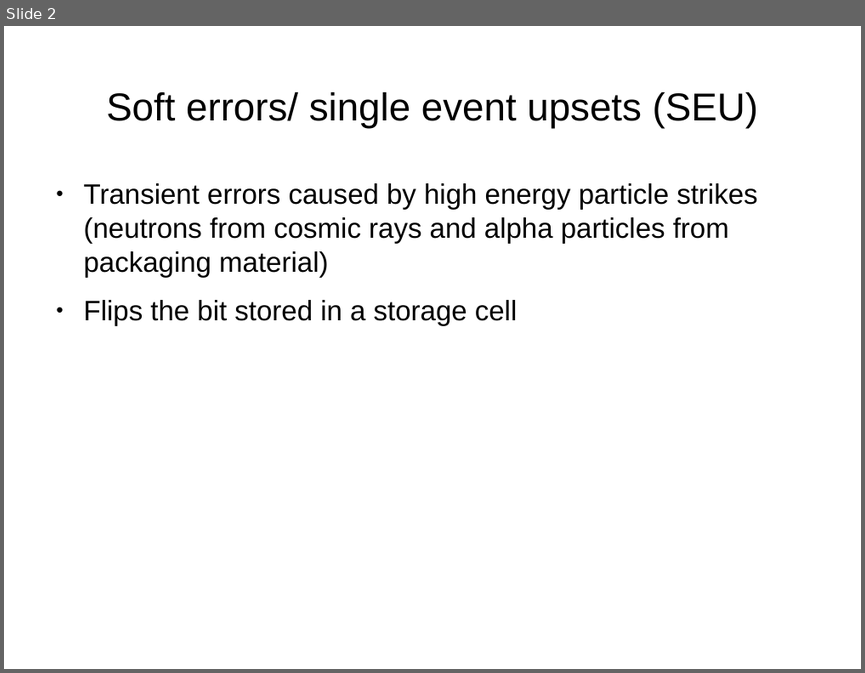
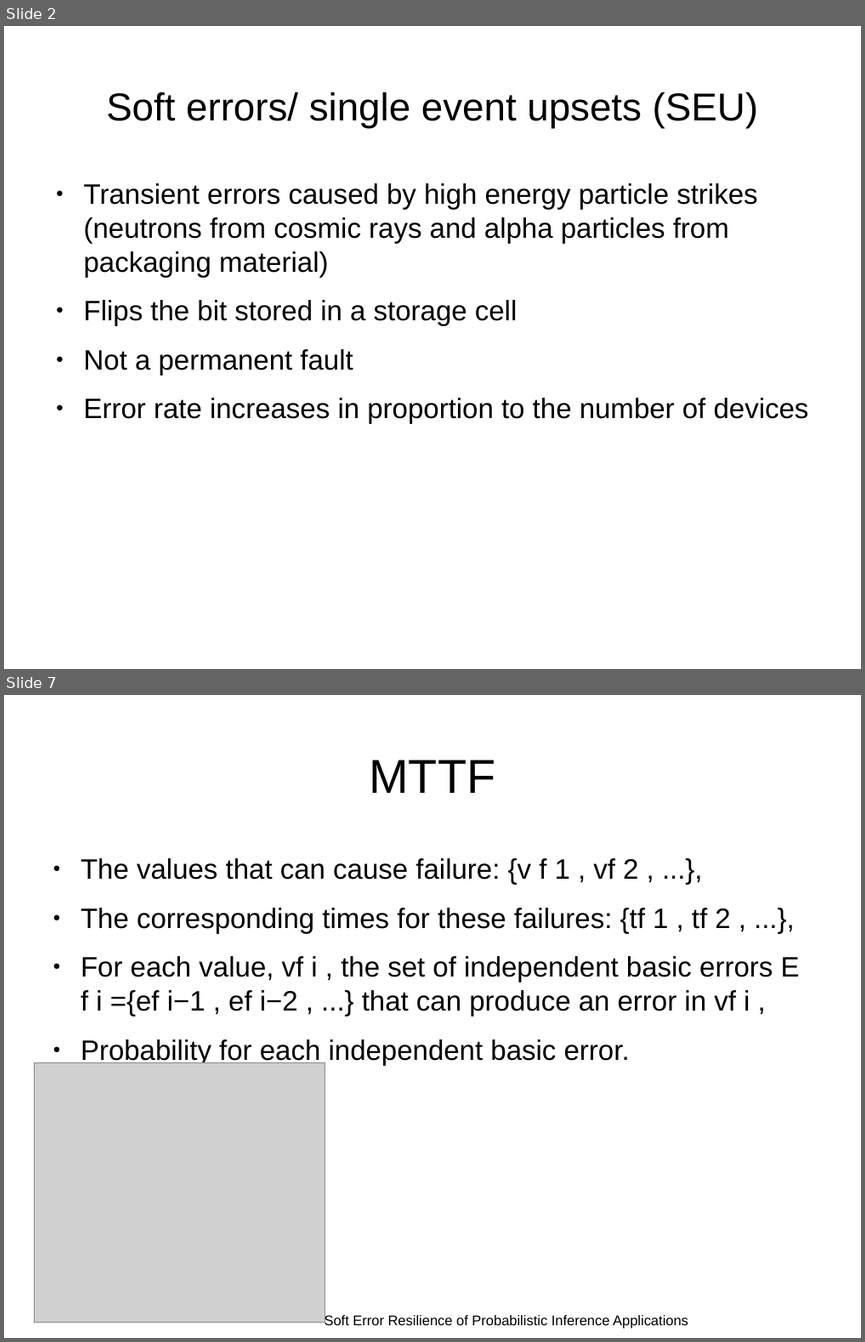
Before and after one commit to nandithaec/c-code-project, a slide deck: report/softerrors.odp. Shown one above the other, each under a label of ours: slide 2 before the commit, slides 2 and 7 after it; the slides between them are not shown. The pictures are 865x673 and 865x1342 pixels, drawn with LibreOffice and Linux fonts; fonts in the diff are those of the drawing; grey boxes stand for pictures. Boxes give left, top, right and bottom in pixels: in the first picture for what was removed or moved away, otherwise in the second. Text is boxed around its words. In the diff, an @@ line names an element or a change of style, - is before the commit and + after.

```diff
--- a/report/softerrors.odp
+++ b/report/softerrors.odp
@@ slide 7 added at <box>4,695,861,1338</box>, background #FFFFFF @@
@@ title added at <box>369,760,495,793</box>, 44 pt, text #000000 @@
+MTTF
@@ text added at <box>80,858,800,1065</box>, 26 pt, text #000000 @@
+● The values that can cause failure: {v f 1 , vf 2 , ...},
+● The corresponding times for these failures: {tf 1 , tf 2 , ...},
+● For each value, vf i , the set of independent basic errors E f i ={ef i−1 , ef i−2 , ...} that can produce an error in vf i ,
+● Probability for each independent basic error.
@@ picture added at <box>35,1062,325,1322</box> @@
@@ text added at <box>324,1313,688,1327</box>, 13 pt, text #000000 @@
+Soft Error Resilience of Probabilistic Inference Applications
@@ slide 2 changed as well @@
@@ text at <box>84,349,809,424</box>: paragraphs added @@
+● Not a permanent fault
+● Error rate increases in proportion to the number of devices
```
Also in this commit, not shown: 2 other slides changed, 7 other slides added, 1 slide removed, 2 other files.
